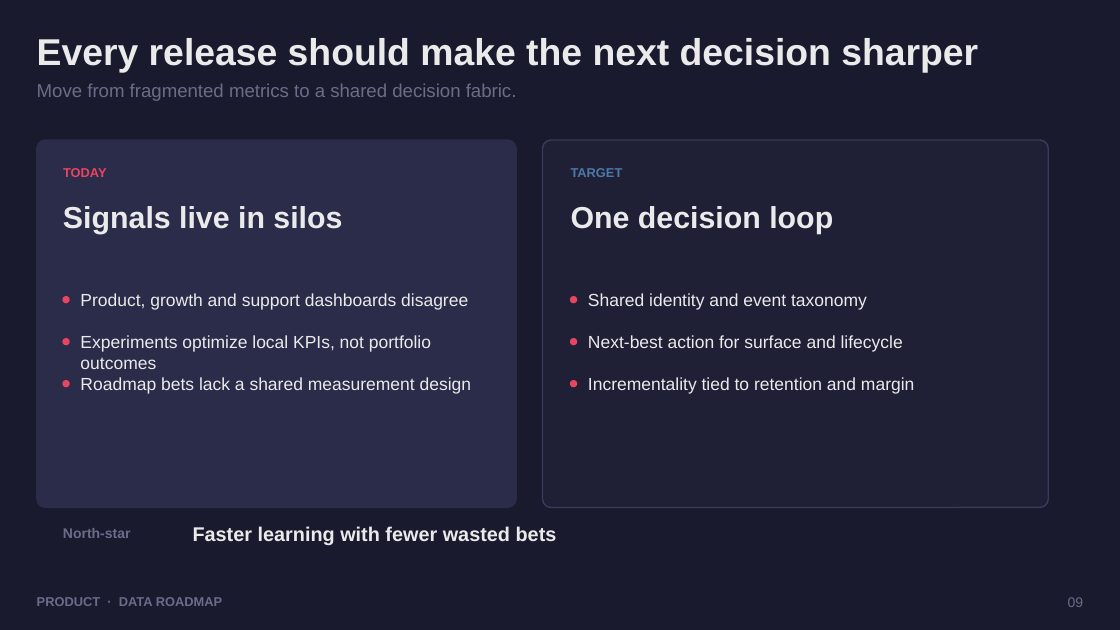
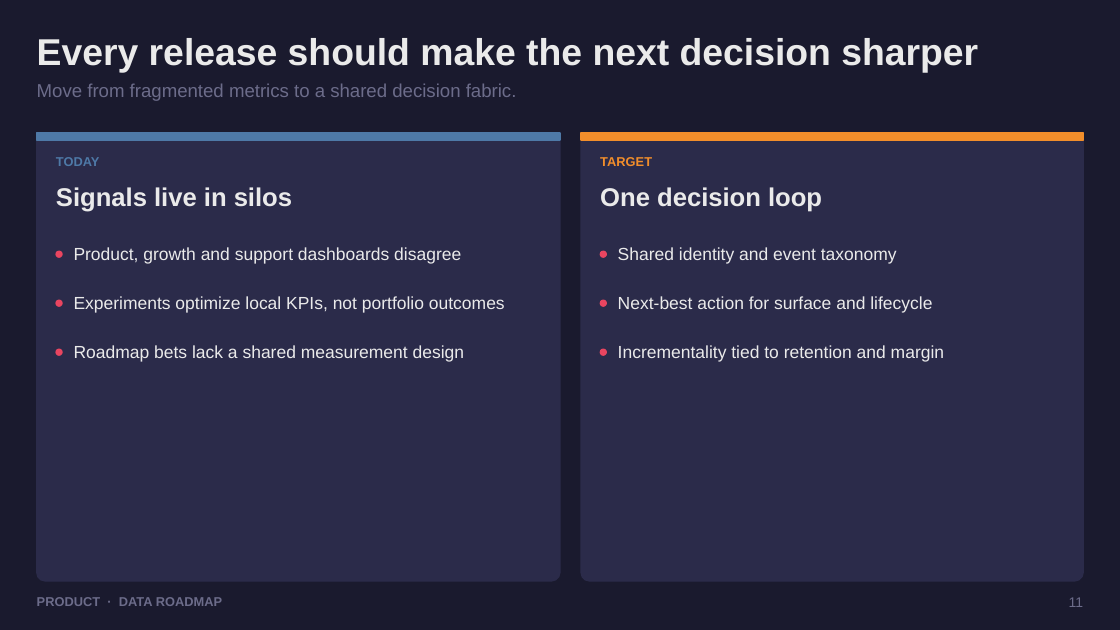
Before and after one commit to dhanesh123in/ppt-gen, a slide deck: slide 11 of examples/demo.pptx (slide 9 before the commit). Drawn at 1120x630 pixels with LibreOffice and Linux fonts; fonts in the diff are those of the drawing. Boxes give left, top, right and bottom in pixels: in the first picture for what was removed or moved away, otherwise in the second. Text is boxed around its words. In the diff, an @@ line names an element or a change of style, - is before the commit and + after.

```diff
--- a/examples/demo.pptx
+++ b/examples/demo.pptx
@@ rounded rectangle: place and size @@
-rounded rectangle at <box>37,140,517,508</box>
+rounded rectangle at <box>37,133,560,581</box>
@@ rounded rectangle at <box>37,133,560,581</box>: proportions changed @@
@@ rectangle added at <box>37,133,560,139</box>, fill #4E79A7, outline #4E79A7 1 pt @@
@@ rounded rectangle: place and size @@
-rounded rectangle at <box>543,140,1049,508</box>
+rounded rectangle at <box>581,133,1084,581</box>
@@ rounded rectangle at <box>581,133,1084,581</box>: fill #1F1F36 to #2B2B4A; outline #3A3A5C 1.25 pt to #2B2B4A 1 pt; proportions changed @@
@@ rectangle added at <box>581,133,1084,139</box>, fill #F28E2B, outline #F28E2B 1 pt @@
@@ text "TODAY": place and size @@
-text "TODAY" at <box>63,168,107,177</box>
+text "TODAY" at <box>56,157,100,166</box>
@@ text "TODAY" at <box>56,157,100,166</box>: text colour #E94560 to #4E79A7 @@
@@ text "TARGET": place and size @@
-text "TARGET" at <box>571,168,623,177</box>
+text "TARGET" at <box>600,157,652,166</box>
@@ text "TARGET" at <box>600,157,652,166</box>: text colour #4E79A7 to #F28E2B @@
@@ text "Signals live in silos": place and size @@
-text "Signals live in silos" at <box>63,206,342,234</box>
+text "Signals live in silos" at <box>56,187,292,212</box>
@@ text "Signals live in silos" at <box>56,187,292,212</box>: size 26 to 22 pt @@
@@ text "One decision loop" at <box>600,187,822,212</box>: size 26 to 22 pt @@
@@ text "One decision loop": place and size @@
-text "One decision loop" at <box>571,206,833,234</box>
+text "One decision loop" at <box>600,187,822,212</box>
@@ rounded rectangle: place and size @@
-rounded rectangle at <box>63,297,69,302</box>
+rounded rectangle at <box>56,251,62,257</box>
@@ text "Product, growth and support dashboards ...": place and size @@
-text "Product, growth and support dashboards ..." at <box>80,293,468,310</box>
+text "Product, growth and support dashboards ..." at <box>74,247,461,264</box>
@@ rounded rectangle: place and size @@
-rounded rectangle at <box>571,339,576,344</box>
+rounded rectangle at <box>601,251,607,257</box>
@@ text "Shared identity and event taxonomy": place and size @@
-text "Shared identity and event taxonomy" at <box>588,293,867,310</box>
+text "Shared identity and event taxonomy" at <box>618,247,897,264</box>
@@ text "Experiments optimize local KPIs, not ..." rewrapped from <box>80,335,431,369</box> to <box>74,296,505,313</box> @@
@@ text "Next-best action for surface and ...": place and size @@
-text "Next-best action for surface and ..." at <box>588,335,903,352</box>
+text "Next-best action for surface and ..." at <box>618,296,932,313</box>
@@ rounded rectangle: place and size @@
-rounded rectangle at <box>63,339,69,344</box>
+rounded rectangle at <box>56,300,62,306</box>
@@ rounded rectangle: place and size @@
-rounded rectangle at <box>571,381,576,386</box>
+rounded rectangle at <box>601,300,607,306</box>
@@ rounded rectangle: place and size @@
-rounded rectangle at <box>63,381,69,386</box>
+rounded rectangle at <box>56,350,62,355</box>
@@ text "Roadmap bets lack a shared ...": place and size @@
-text "Roadmap bets lack a shared ..." at <box>80,377,472,394</box>
+text "Roadmap bets lack a shared ..." at <box>74,345,465,362</box>
@@ rounded rectangle: place and size @@
-rounded rectangle at <box>571,297,576,302</box>
+rounded rectangle at <box>601,350,607,355</box>
@@ text "Incrementality tied to retention and ...": place and size @@
-text "Incrementality tied to retention and ..." at <box>588,377,914,394</box>
+text "Incrementality tied to retention and ..." at <box>618,345,944,362</box>
@@ text removed at <box>63,528,131,538</box> @@
-North-star
@@ text removed at <box>193,526,557,545</box> @@
-Faster learning with fewer wasted bets
@@ text at <box>1069,597,1083,607</box>: text changed @@
-09
+11
```
Also in this commit, not shown: 11 other slides changed, 15 slides added, 41 other files.
